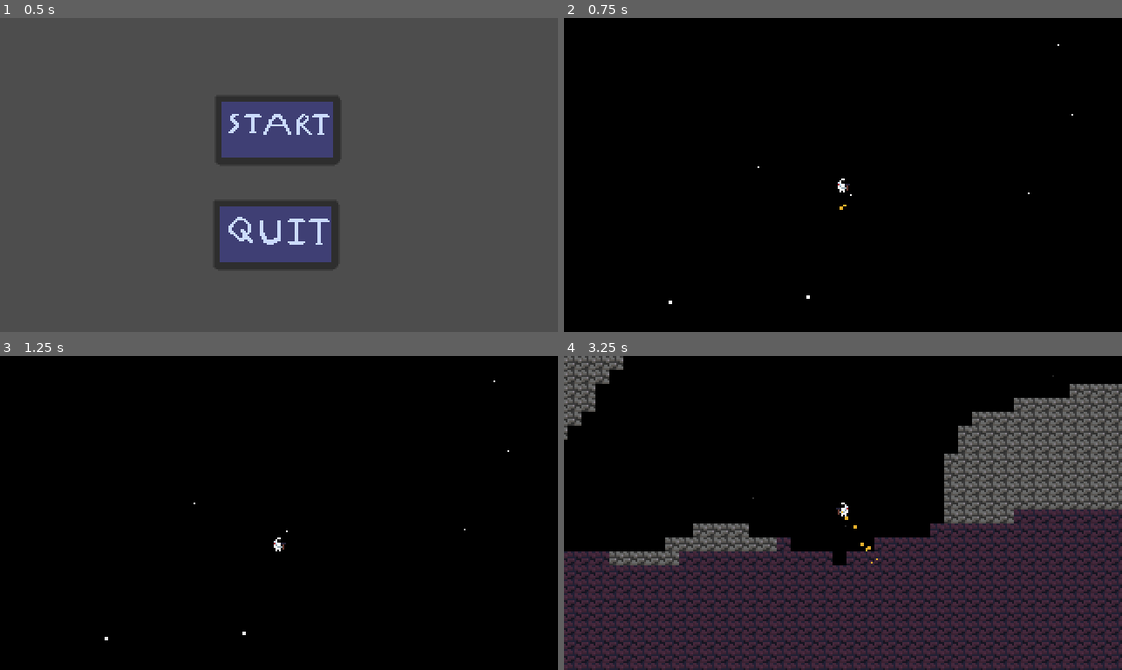
Above: before the commit, frames 1-4 (two rows, left to right).
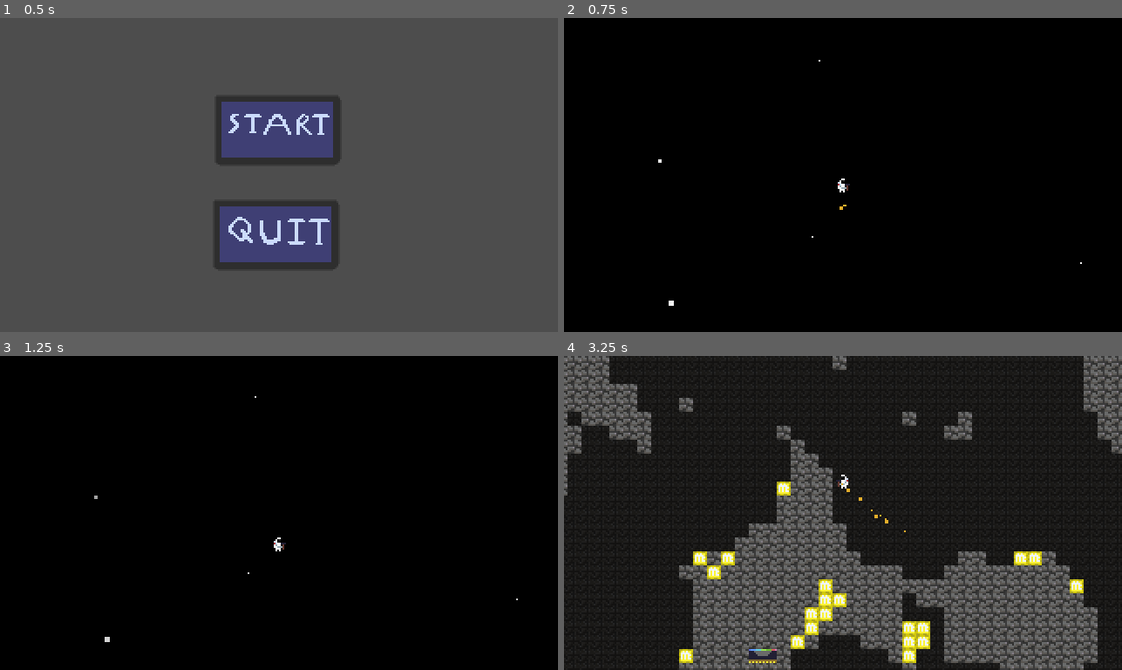
Above: after the commit, the same moments.

Repository: Larrycoder12/THM_Prod
Game: Godot game, scene res://scenes/main_menu.tscn
Same seed, same stepped clock (60 frames per second), same inputs: the game is played once before the commit and once after it.
Inputs (mouse positions are in pixels of both pictures, inside the frame that each line leads up to):
- Up to frame 1 (0.5 s): no input
- Up to frame 2 (0.75 s): click (843, 131) at 0.5 s
- Up to frame 3 (1.25 s): no input
- Up to frame 4 (3.25 s): tap Enter at 1.25 s; hold W (up) 1.28-2.03 s; hold Right (right) 1.28-2.78 s; tap Space (dash) at 2.1 s; tap W (up) at 2.27, 2.3, 2.57 s; hold A (left) from 2.78 s (still down); hold W (up) from 2.78 s (still down)

Frame 1 is identical in both runs. In frame 2, less than 0.1% of the frame differs, in the area x 16-93%, y 8-92%; in frame 3, less than 0.1%; in frame 4, 78%, in the area x 0-100%, y 0-100%.

Commit message:
Map gen full
very good map gen

Diff:
--- a/scenes/node_2d.gd
+++ b/scenes/node_2d.gd
@@ -4,30 +4,58 @@
 @onready var bg_layer: TileMapLayer = $TileMapLayer2
 
 const CHUNK_SIZE = 16
-const SEED = 12345
-const WORLD_WIDTH_CHUNKS = 10
-const WORLD_DEPTH_CHUNKS = 15
+const TILE_SIZE = 16
+const SURFACE_LEVEL = 30
+const DIRT_DEPTH = 30
+const CAVERN_LEVEL = 100
+const MAX_DEPTH = 2000 # Extended depth for longer progression
 
-const SURFACE_LEVEL = 40
-const DIRT_DEPTH = 15
-const CAVERN_LEVEL = 80
+const DIRT_BLOCK = Vector2i(1, 0)
+const STONE_BLOCK = Vector2i(1, 1)
+const RARE_ORE = Vector2i(0, 0)
+const COMMON_ORE = Vector2i(0, 1)
+const PAIR_ORE_L = Vector2i(0, 2)
+const PAIR_ORE_R = Vector2i(1, 2)
+
+const DIRT_BG = Vector2i(0, 1)
+const STONE_BG = Vector2i(0, 0)
+
+const LOAD_RADIUS_X = 14
+const LOAD_RADIUS_Y = 25 # Increased to ensure floor loads while falling
 
 var surface_noise = FastNoiseLite.new()
 var cave_noise = FastNoiseLite.new()
+var ore_noise = FastNoiseLite.new()
+
+var generated_chunks = {}
+var current_seed = 0
 
 func _ready():
-	# Ensure the background is visually behind the foreground
+	randomize()
+	current_seed = randi()
 	bg_layer.z_index = -1
-	# Darken the background layer slightly so it looks like a wall
-	bg_layer.self_modulate = Color(0.4, 0.4, 0.4)
+	bg_layer.self_modulate = Color(0.35, 0.35, 0.35)
 
 	setup_visual_bg()
 	setup_noises()
 	create_stars(300)
 
-	for x in range(-WORLD_WIDTH_CHUNKS, WORLD_WIDTH_CHUNKS):
-		for y in range(0, WORLD_DEPTH_CHUNKS):
-			generate_chunk(Vector2i(x, y))
+	var cam = Camera2D.new()
+	cam.make_current()
+	cam.zoom = Vector2(0.5, 0.5)
+	add_child(cam)
+
+func _process(_delta):
+	var cam_pos = get_viewport().get_camera_2d().global_position
+	var center_chunk_x = int(cam_pos.x / (CHUNK_SIZE * TILE_SIZE))
+	var center_chunk_y = int(cam_pos.y / (CHUNK_SIZE * TILE_SIZE))
+
+	for x in range(center_chunk_x - LOAD_RADIUS_X, center_chunk_x + LOAD_RADIUS_X):
+		for y in range(max(0, center_chunk_y - 8), center_chunk_y + LOAD_RADIUS_Y):
+			var chunk_pos = Vector2i(x, y)
+			if not generated_chunks.has(chunk_pos):
+				generate_chunk(chunk_pos)
+				generated_chunks[chunk_pos] = true
 
 func setup_visual_bg():
 	var canvas_bg = CanvasLayer.new()
@@ -39,71 +67,89 @@
 	add_child(canvas_bg)
 
 func setup_noises():
-	surface_noise.seed = SEED
+	surface_noise.seed = current_seed
 	surface_noise.noise_type = FastNoiseLite.TYPE_PERLIN
-	surface_noise.frequency = 0.005
-	surface_noise.fractal_octaves = 4
+	surface_noise.frequency = 0.0008
 
-	cave_noise.seed = SEED + 7
+	cave_noise.seed = current_seed + 1
 	cave_noise.noise_type = FastNoiseLite.TYPE_PERLIN
-	cave_noise.frequency = 0.02
-	cave_noise.fractal_octaves = 3
+	cave_noise.frequency = 0.035
+
+	ore_noise.seed = current_seed + 2
+	ore_noise.noise_type = FastNoiseLite.TYPE_PERLIN
+	ore_noise.frequency = 0.2 # Dense, frequent clusters
 
 func generate_chunk(chunk_pos: Vector2i):
 	var start_x = chunk_pos.x * CHUNK_SIZE
 	var start_y = chunk_pos.y * CHUNK_SIZE
 
 	for x in range(CHUNK_SIZE):
-		var global_x = start_x + x
-		# The exact Y coordinate where the air ends and the ground begins
-		var terrain_height = SURFACE_LEVEL + int(surface_noise.get_noise_1d(global_x) * 25)
+		var gx = start_x + x
+		var th = SURFACE_LEVEL + int(surface_noise.get_noise_1d(gx) * 10)
 
 		for y in range(CHUNK_SIZE):
-			var global_y = start_y + y
-			var map_pos = Vector2i(global_x, global_y)
+			var gy = start_y + y
+			var pos = Vector2i(gx, gy)
 
-			# ONLY generate walls and blocks IF we are at or below the terrain surface
-			if global_y >= terrain_height:
+			if gy >= th:
+				# Generate BG first (the "Wall")
+				var bg_tile = DIRT_BG if gy < CAVERN_LEVEL else STONE_BG
+				bg_layer.set_cell(pos, 0, bg_tile)
 
-				# 1. Background Wall Generation
-				var bg_atlas = Vector2i(0, 2) # Dirt Wall
-				if global_y > CAVERN_LEVEL:
-					bg_atlas = Vector2i(0, 1) # Stone Wall
+				if tile_layer.get_cell_source_id(pos) != -1:
+					continue
 
-				# This fills the entire space below ground, including caves
-				bg_layer.set_cell(map_pos, 0, bg_atlas)
+				var depth_factor = clampf(float(gy - th) / MAX_DEPTH, 0.0, 1.0)
 
-				# 2. Foreground Block Generation
-				var c_val = cave_noise.get_noise_2d(global_x, global_y)
+				# SOLIDIFICATION MATH
+				# We increase the requirement for "Air" (caves) to exist.
+				# At surface (0.0), any noise value < 0.15 is air (lots of space).
+				# At max depth (1.0), only values < 0.01 are air (almost zero space).
+				var cave_air_threshold = lerpf(0.15, 0.01, depth_factor)
+				var cv = cave_noise.get_noise_2d(gx, gy)
 
-				# Only place a solid block if we are NOT inside a 'worm' cave
-				if abs(c_val) > 0.15:
-					var block_atlas = Vector2i(1, 0) # Dirt Block
-					if global_y > terrain_height + DIRT_DEPTH:
-						block_atlas = Vector2i(1, 1) # Stone Block
+				# If noise is OUTSIDE the shrinking air threshold, it's solid ground
+				if abs(cv) > cave_air_threshold:
+					var ov = ore_noise.get_noise_2d(gx, gy)
+					var block = DIRT_BLOCK if gy <= th + DIRT_DEPTH else STONE_BLOCK
 
-					tile_layer.set_cell(map_pos, 0, block_atlas)
+					# MASSIVE ORE FREQUENCY
+					# At depth, these thresholds become so wide that ore is everywhere.
+					var rare_thresh = lerpf(0.55, 0.1, depth_factor)
+					var common_thresh = lerpf(0.25, -0.1, depth_factor) # Below 0 = very high chance
+					var pair_thresh = lerpf(-0.5, -0.2, depth_factor)
+
+					if ov > rare_thresh:
+						block = RARE_ORE
+					elif ov > common_thresh:
+						block = COMMON_ORE
+					elif ov < pair_thresh:
+						var nx = gx + 1
+						var ncv = cave_noise.get_noise_2d(nx, gy)
+						# Ensure pair isn't floating in air
+						if abs(ncv) > cave_air_threshold:
+							tile_layer.set_cell(pos, 0, PAIR_ORE_L)
+							tile_layer.set_cell(Vector2i(nx, gy), 0, PAIR_ORE_R)
+							continue
+
+					tile_layer.set_cell(pos, 0, block)
 			else:
-				# This is the sky area. Ensure it is empty.
-				tile_layer.erase_cell(map_pos)
-				bg_layer.erase_cell(map_pos)
+				tile_layer.erase_cell(pos)
+				bg_layer.erase_cell(pos)
 
 func create_stars(count: int):
 	var pb = ParallaxBackground.new()
 	var pl = ParallaxLayer.new()
 	pl.motion_scale = Vector2(0.01, 0.01)
-	var screen_size = Vector2(1920, 1080)
-	pl.motion_mirroring = screen_size
+	pl.motion_mirroring = Vector2(1920, 1080)
 	add_child(pb)
 	pb.add_child(pl)
-
 	for i in range(count):
-		var star = ColorRect.new()
-		var size = randf_range(0.8, 2.5)
-		star.size = Vector2(size, size)
-		star.position = Vector2(randf_range(0, screen_size.x), randf_range(0, screen_size.y))
-		pl.add_child(star)
-		var duration = randf_range(1.0, 4.0)
-		var tween = star.create_tween().set_loops()
-		tween.tween_property(star, "modulate:a", 0.0, duration).set_trans(Tween.TRANS_SINE)
-		tween.tween_property(star, "modulate:a", 1.0, duration).set_trans(Tween.TRANS_SINE)
+		var s = ColorRect.new()
+		var sz = randf_range(1, 3)
+		s.size = Vector2(sz, sz)
+		s.position = Vector2(randf_range(0, 1920), randf_range(0, 1080))
+		pl.add_child(s)
+		var t = s.create_tween().set_loops()
+		t.tween_property(s, "modulate:a", 0.1, randf_range(1, 4))
+		t.tween_property(s, "modulate:a", 1.0, randf_range(1, 4))
--- a/scripts/flame.gd
+++ b/scripts/flame.gd
@@ -2,12 +2,10 @@
 
 var rng = RandomNumberGenerator.new()
 
-# Called when the node enters the scene tree for the first time.
 func _ready() -> void:
-	pass # Replace with function body.
+	pass
 
 
-# Called every frame. 'delta' is the elapsed time since the previous frame.
 func _process(delta: float) -> void:
 	if Input.is_action_pressed("up"):
 		$CPUParticles2D.emitting = true
--- a/scripts/main_menu.gd
+++ b/scripts/main_menu.gd
@@ -1,12 +1,9 @@
 extends Node2D
 
 
-# Called when the node enters the scene tree for the first time.
 func _ready() -> void:
-	pass # Replace with function body.
+	pass
 
-
-# Called every frame. 'delta' is the elapsed time since the previous frame.
 func _process(delta: float) -> void:
 	pass
 
@@ -15,4 +12,4 @@
 	get_tree().change_scene_to_file("res://scenes/node_2d.tscn")
 
 func _on_quit_pressed() -> void:
-	get_tree().quit()# Replace with function body.
+	get_tree().quit()
Binary file added: assets/Title screen.png
Not shown, added: assets/Title screen.png.import
